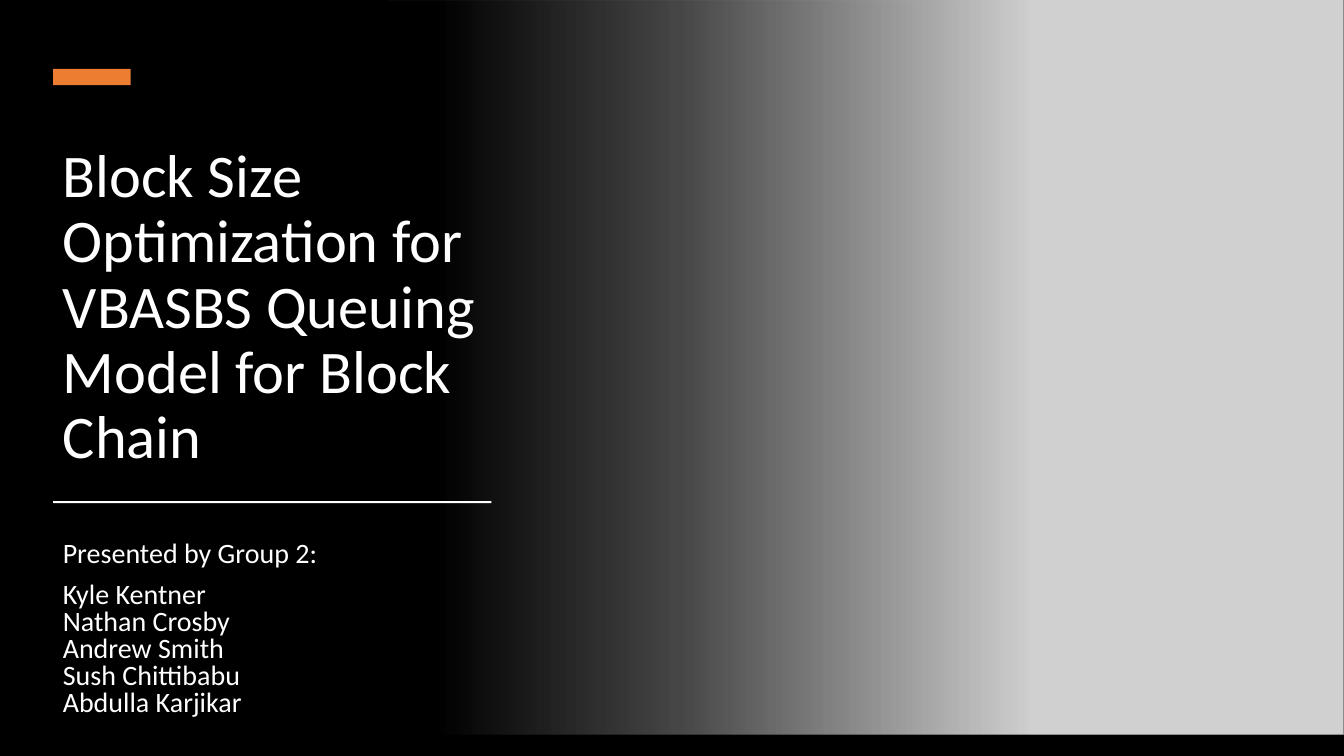
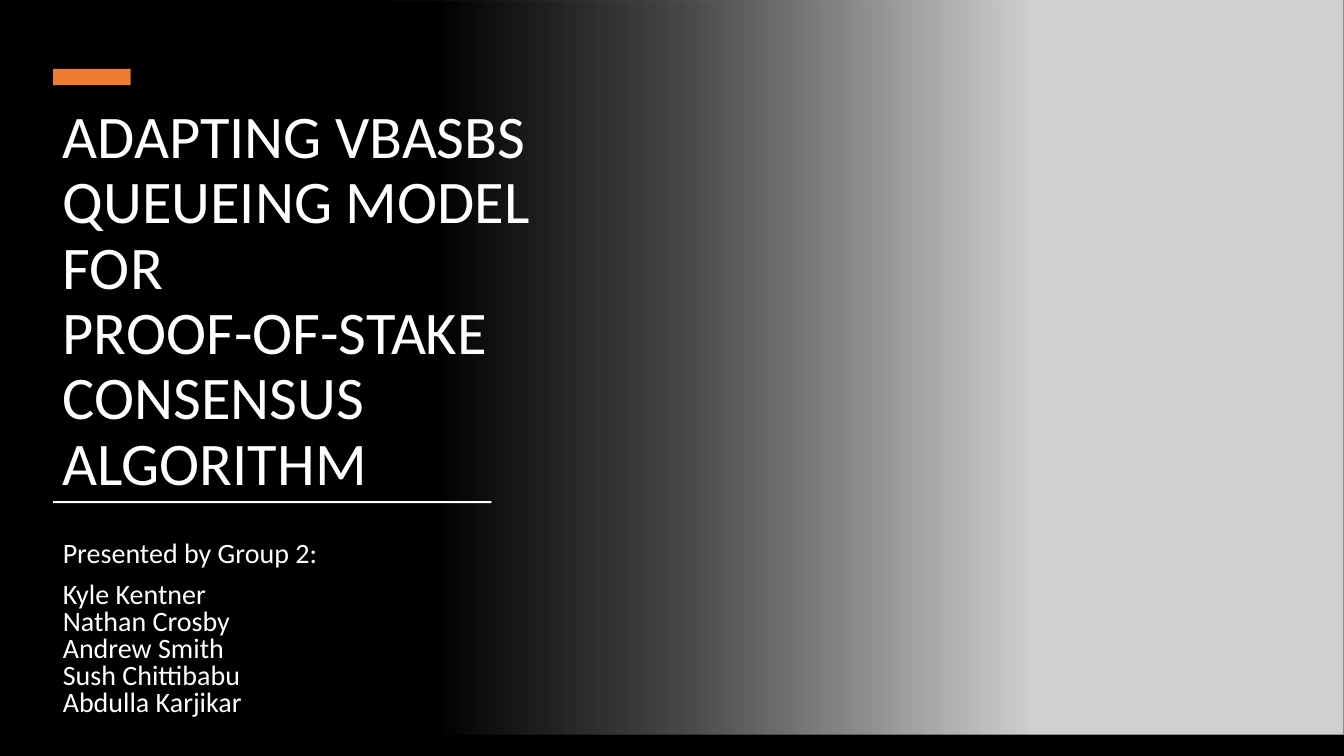
Before and after one commit to andrewqsmith/Block-Size-Optimization-for-VBASBS-Queueing-Model-for-Blockchain, a slide deck: slide 1 of Group Presentation.pptx. Drawn at 1344x756 pixels with LibreOffice and Linux fonts; fonts in the diff are those of the drawing; grey boxes stand for pictures. Boxes give left, top, right and bottom in pixels: in the first picture for what was removed or moved away, otherwise in the second. Text is boxed around its words. In the diff, an @@ line names an element or a change of style, - is before the commit and + after.

```diff
--- a/Group Presentation.pptx
+++ b/Group Presentation.pptx
@@ title at <box>63,118,530,486</box>: text changed @@
-Block Size Optimization for VBASBS Queuing Model for Block Chain
+ADAPTING VBASBS QUEUEING MODEL FOR
+PROOF-OF-STAKE CONSENSUS ALGORITHM
```
Also in this commit, not shown: 1 other slide changed, 4 slides added, 5 slides removed.
